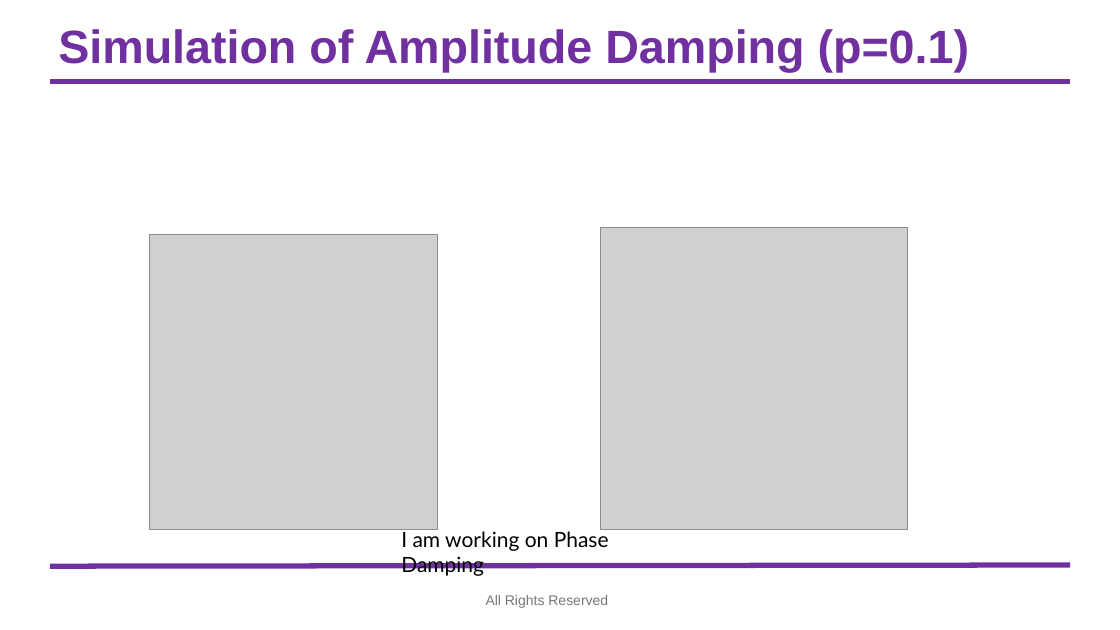
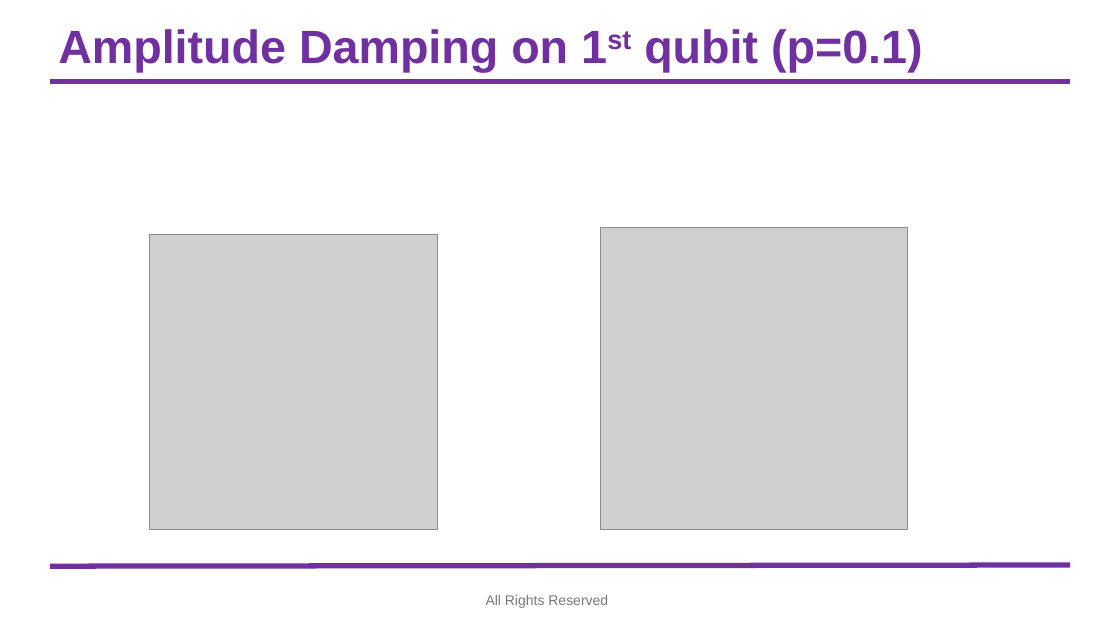
Before and after one commit to syedshubha/QNET25_Shubha, a slide deck: slide 5 of Teleportation_Fidelity.pptx. Drawn at 1120x630 pixels with LibreOffice and Linux fonts; fonts in the diff are those of the drawing; grey boxes stand for pictures; background and template pictures are left out. Boxes give left, top, right and bottom in pixels: in the first picture for what was removed or moved away, otherwise in the second. Text is boxed around its words. In the diff, an @@ line names an element or a change of style, - is before the commit and + after.

```diff
--- a/Teleportation_Fidelity.pptx
+++ b/Teleportation_Fidelity.pptx
@@ title at (58, 29, 923, 72): text changed @@
-Simulation of Amplitude Damping (p=0.1)
+Amplitude Damping on 1st qubit (p=0.1)
@@ text removed at (401, 529, 609, 576) @@
-I am working on Phase Damping
```
Also in this commit, not shown: 3 other slides changed, 6 slides added.
